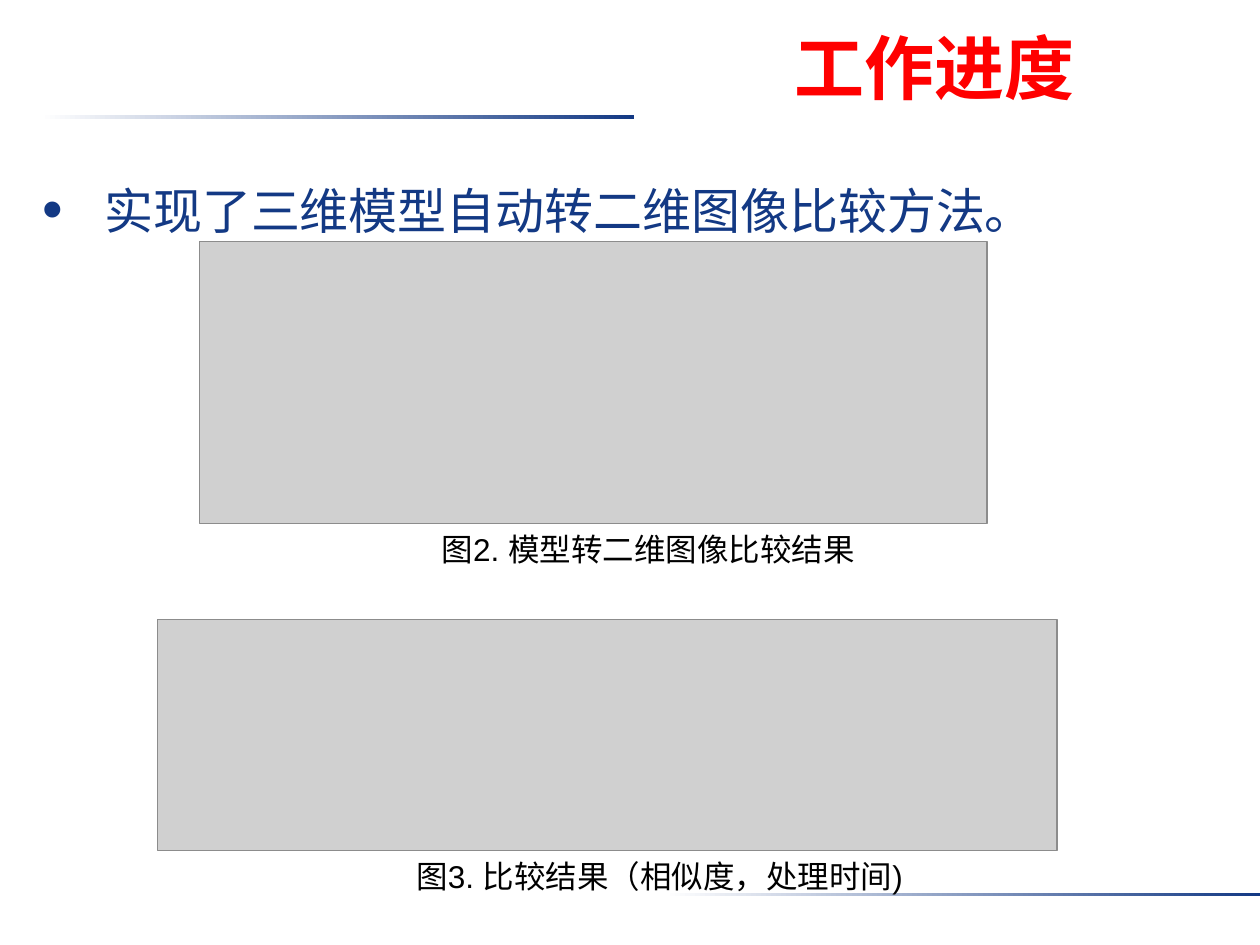
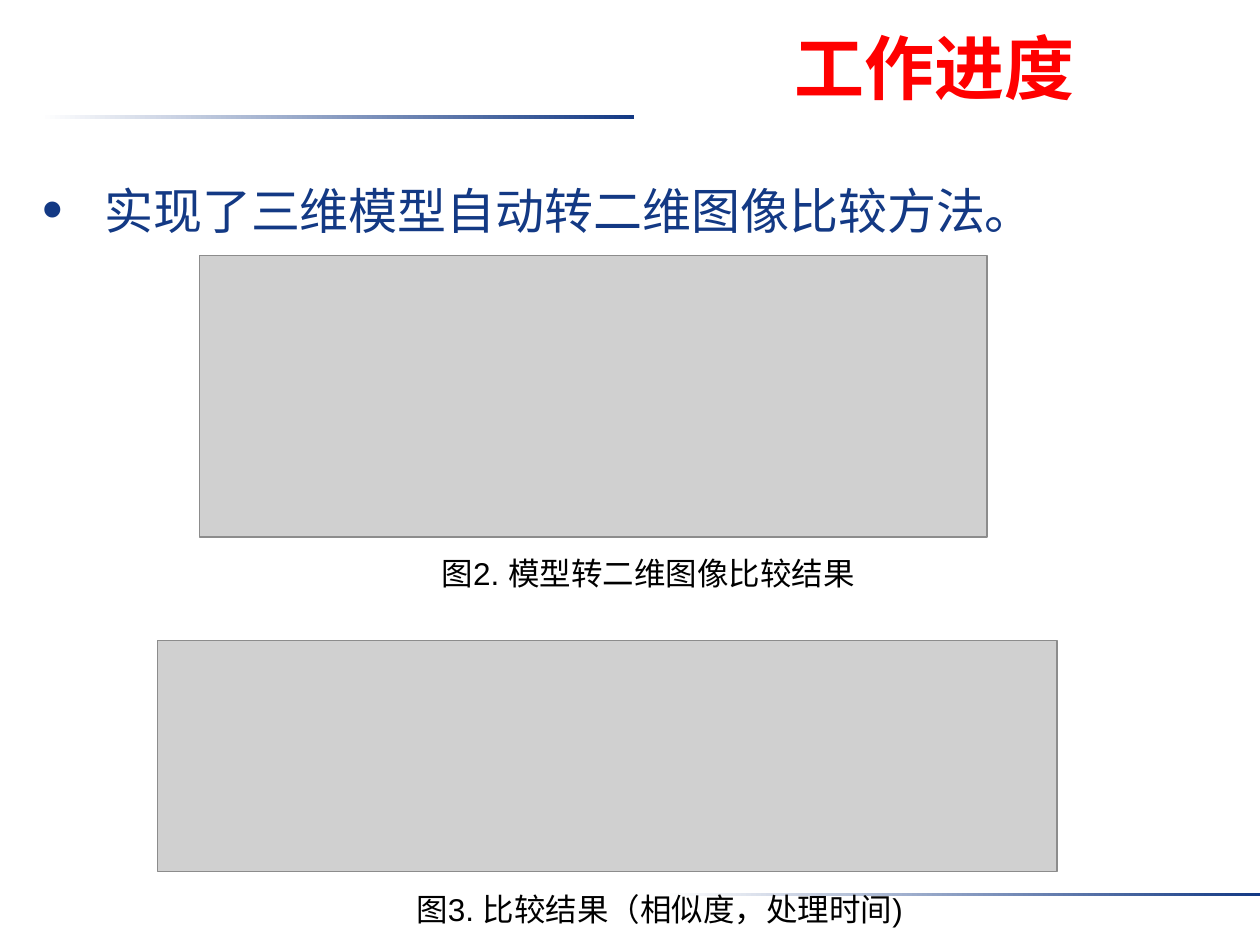
Before and after one commit to donhatquang/semantic, a slide deck: slide 7 of doc/大论文/中期答辩.pptx. Drawn at 1260x945 pixels with LibreOffice and Linux fonts; fonts in the diff are those of the drawing; grey boxes stand for pictures; background and template pictures are left out. Boxes give left, top, right and bottom in pixels: in the first picture for what was removed or moved away, otherwise in the second. Text is boxed around its words. In the diff, an @@ line names an element or a change of style, - is before the commit and + after.

```diff
--- a/doc/大论文/中期答辩.pptx
+++ b/doc/大论文/中期答辩.pptx
@@ picture: place and size @@
-picture at [199,242,987,524]
+picture at [199,256,987,538]
@@ text "图2. 模型转二维图像比较结果": place and size @@
-text "图2. 模型转二维图像比较结果" at [442,534,854,564]
+text "图2. 模型转二维图像比较结果" at [442,558,854,588]
@@ picture: place and size @@
-picture at [158,620,1057,850]
+picture at [158,640,1057,871]
@@ text "图3. 比较结果（相似度，处理时间)": place and size @@
-text "图3. 比较结果（相似度，处理时间)" at [416,861,903,896]
+text "图3. 比较结果（相似度，处理时间)" at [416,893,903,928]
```
Also in this commit, not shown: 9 other slides changed, 1 slide added, 1 other file.
